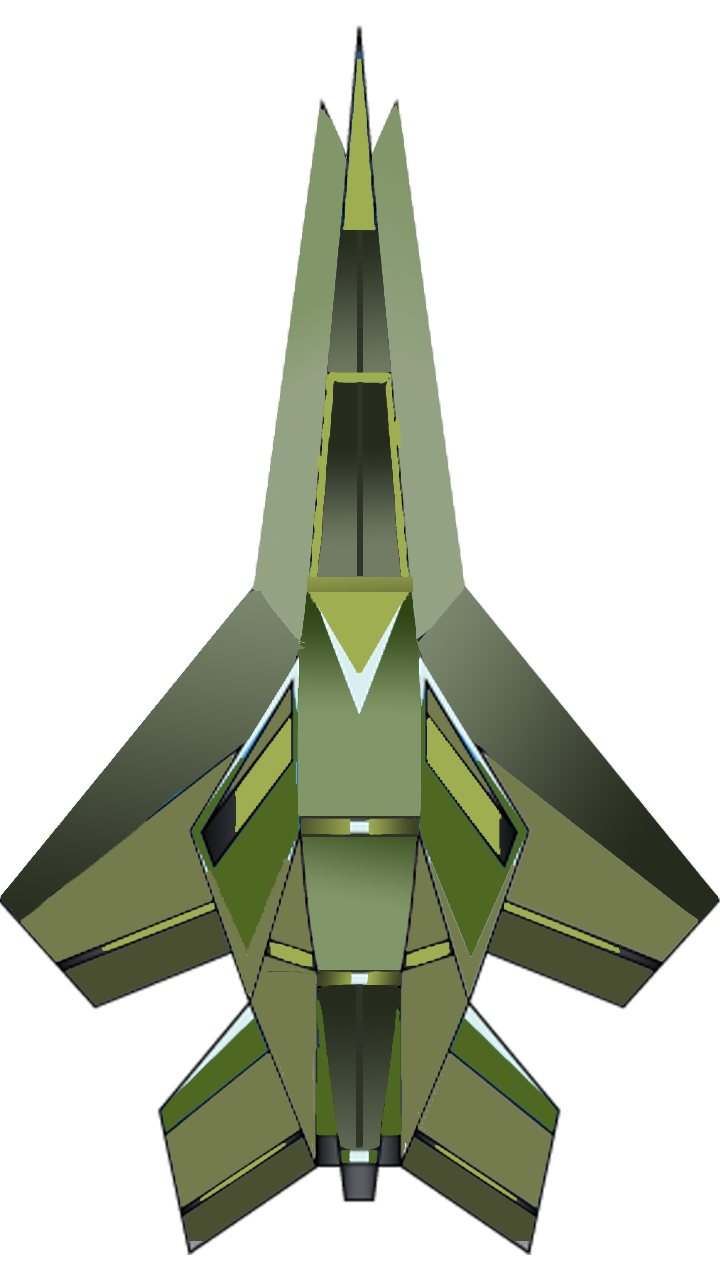
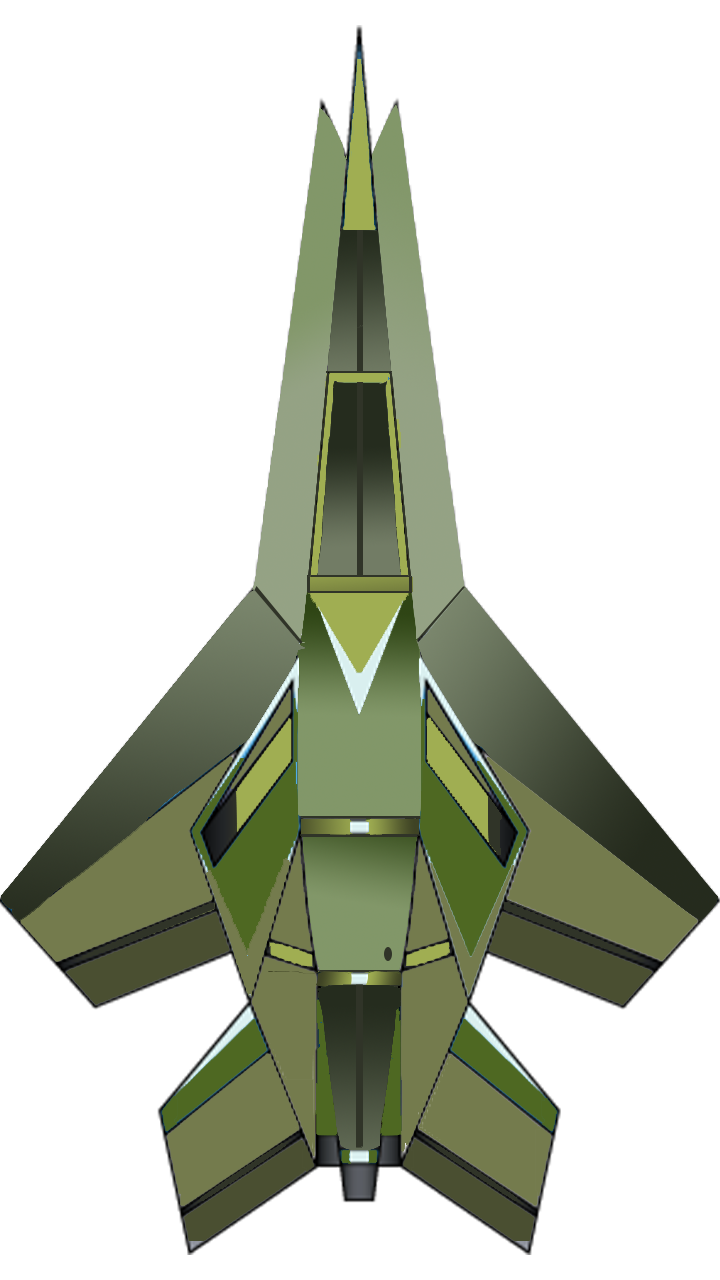
Layers edited between the first and the second 720px x 1280px image:
painted on "Ellipse 10" over <box>73,371,646,1207</box>
